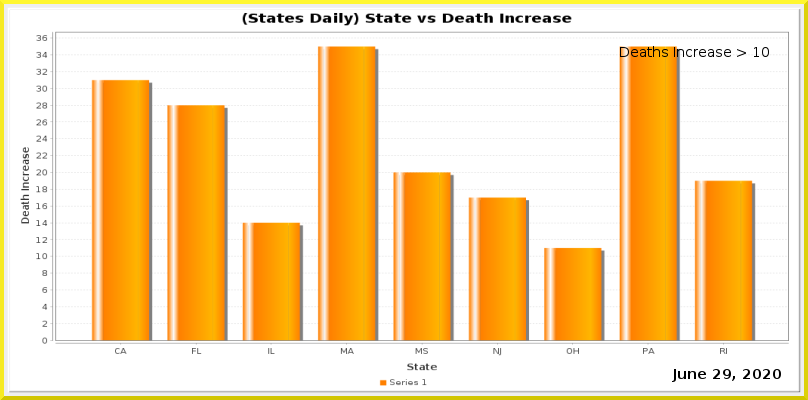
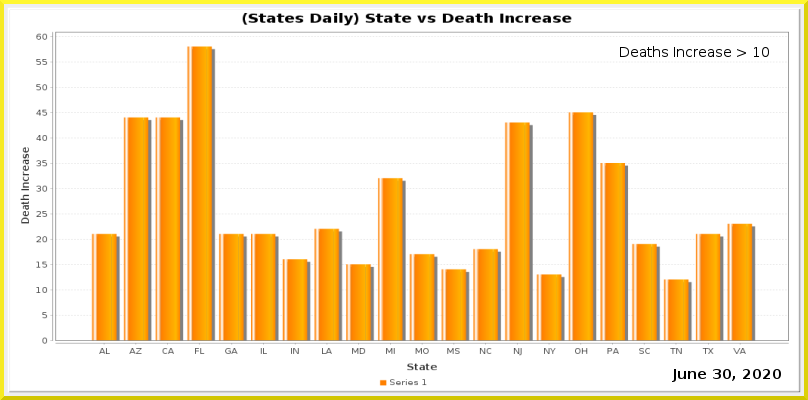
Layers edited between the first and the second 808 x 400 image:
painted on "Current Date" over box(713, 369, 731, 379)
painted on "Date_vs_TestIncrease.png" over box(36, 33, 789, 356)
